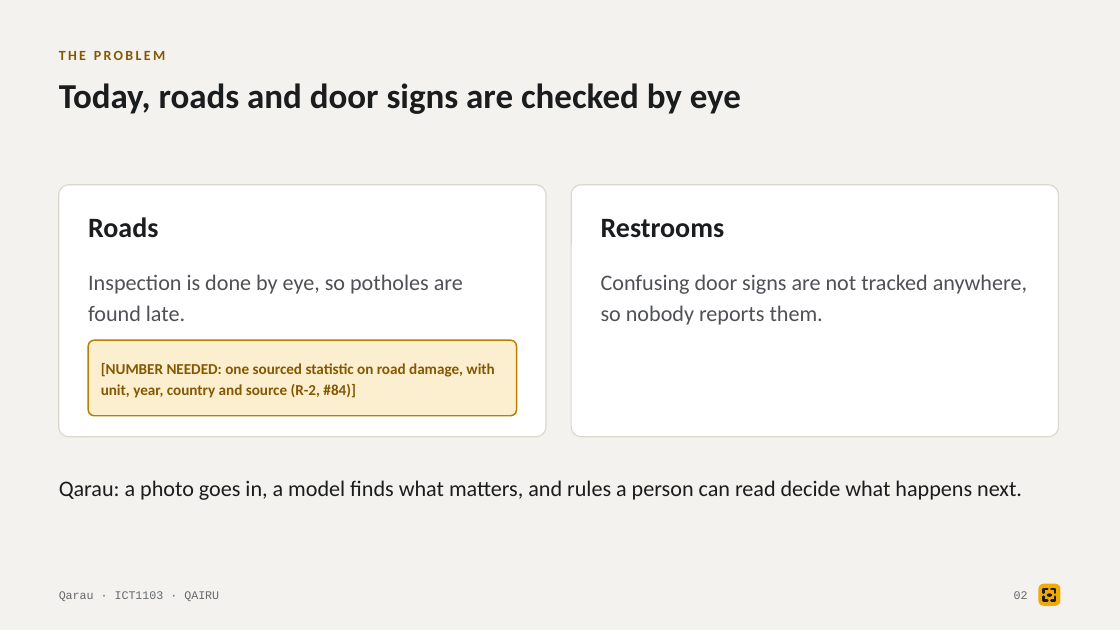
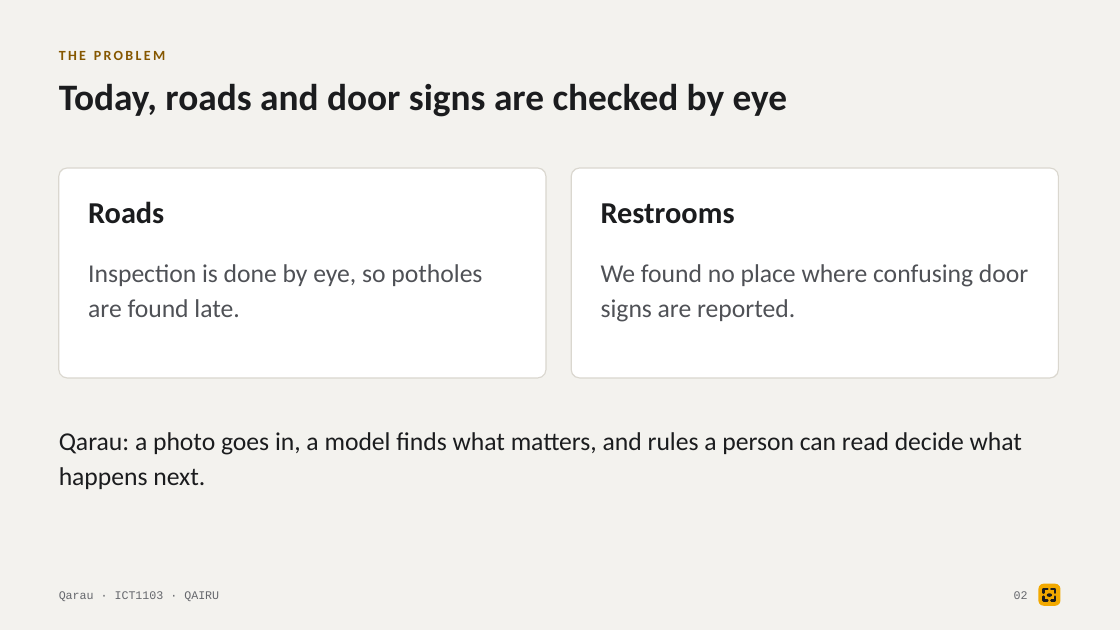
Before and after one commit to tairqaldy/jolscan-ict-final-1st-trimester, a slide deck: slide 2 of docs/deck/qarau-defense-deck.pptx. Drawn at 1120x630 pixels with LibreOffice and Linux fonts; fonts in the diff are those of the drawing. Boxes give left, top, right and bottom in pixels: in the first picture for what was removed or moved away, otherwise in the second. Text is boxed around its words. In the diff, an @@ line names an element or a change of style, - is before the commit and + after.

```diff
--- a/docs/deck/qarau-defense-deck.pptx
+++ b/docs/deck/qarau-defense-deck.pptx
@@ text "Today, roads and door signs ..." at <box>59,83,788,117</box>: size 30 to 32 pt @@
@@ rounded rectangle: place and size @@
-rounded rectangle at <box>59,185,546,437</box>
+rounded rectangle at <box>59,168,546,378</box>
@@ rounded rectangle: place and size @@
-rounded rectangle at <box>571,185,1059,437</box>
+rounded rectangle at <box>571,168,1059,378</box>
@@ text "Roads": place and size @@
-text "Roads" at <box>88,217,158,238</box>
+text "Roads" at <box>88,201,164,224</box>
@@ text "Roads" at <box>88,201,164,224</box>: size 24 to 26 pt @@
@@ text "Restrooms": place and size @@
-text "Restrooms" at <box>601,219,725,238</box>
+text "Restrooms" at <box>601,203,735,224</box>
@@ text "Restrooms" at <box>601,203,735,224</box>: size 24 to 26 pt @@
@@ text "Inspection is done by eye, ...": place and size @@
-text "Inspection is done by eye, ..." at <box>88,274,463,321</box>
+text "Inspection is done by eye, ..." at <box>88,264,482,317</box>
@@ text "Inspection is done by eye, ..." at <box>88,264,482,317</box>: size 19 to 22 pt @@
@@ text at <box>601,264,1028,322</box>: text changed; size 19 to 22 pt @@
-Confusing door signs are not tracked anywhere, so nobody reports them.
+We found no place where confusing door signs are reported.
@@ rounded rectangle removed at <box>88,340,517,416</box> @@
@@ text removed at <box>101,363,494,398</box> @@
-[NUMBER NEEDED: one sourced statistic on road damage, with unit, year, country and source (R-2, #84)]
@@ text "Qarau: a photo goes in, ..." at <box>59,432,1022,489</box>: size 19 to 22 pt @@
@@ text "Qarau: a photo goes in, ...": place and size @@
-text "Qarau: a photo goes in, ..." at <box>59,480,1022,500</box>
+text "Qarau: a photo goes in, ..." at <box>59,432,1022,489</box>
```
Also in this commit, not shown: 16 other slides changed, 5 other files.
